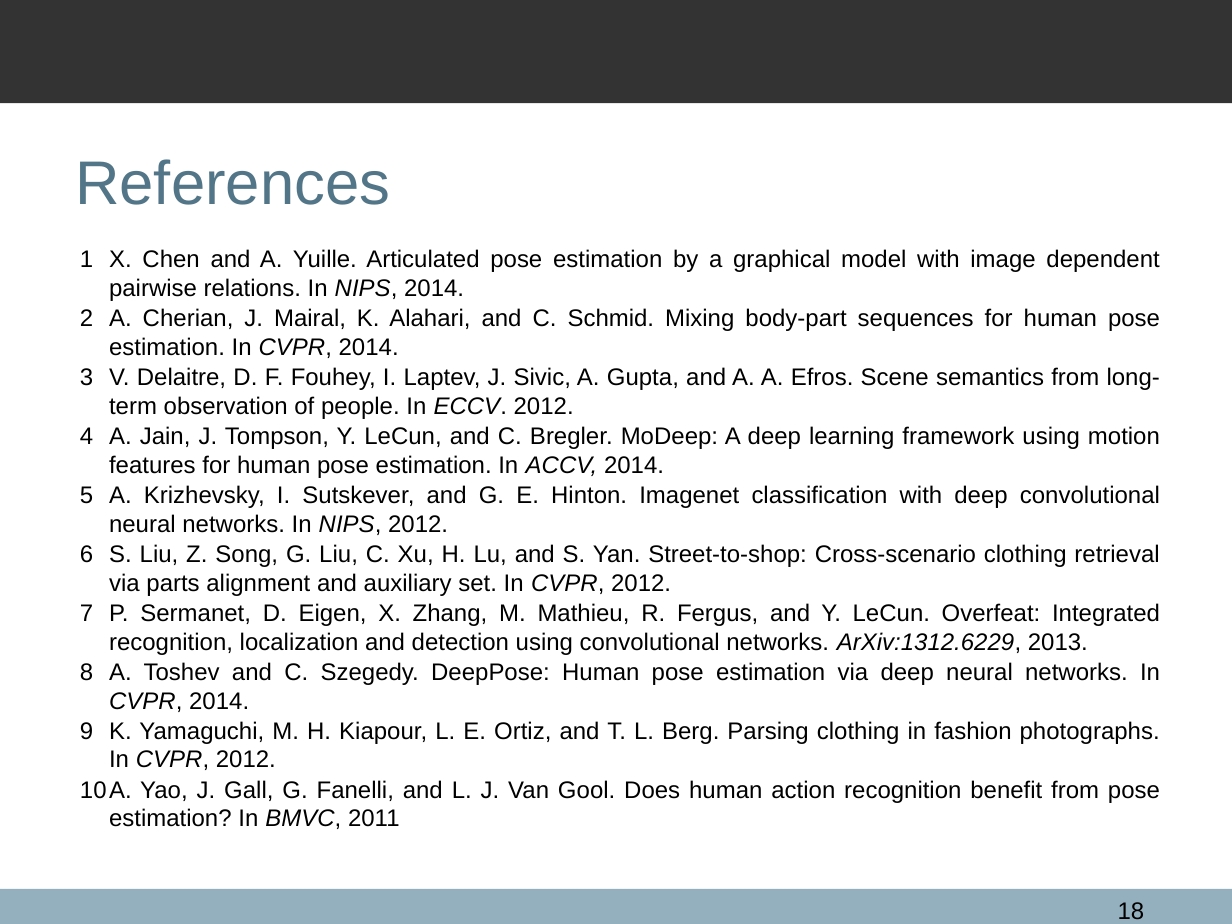
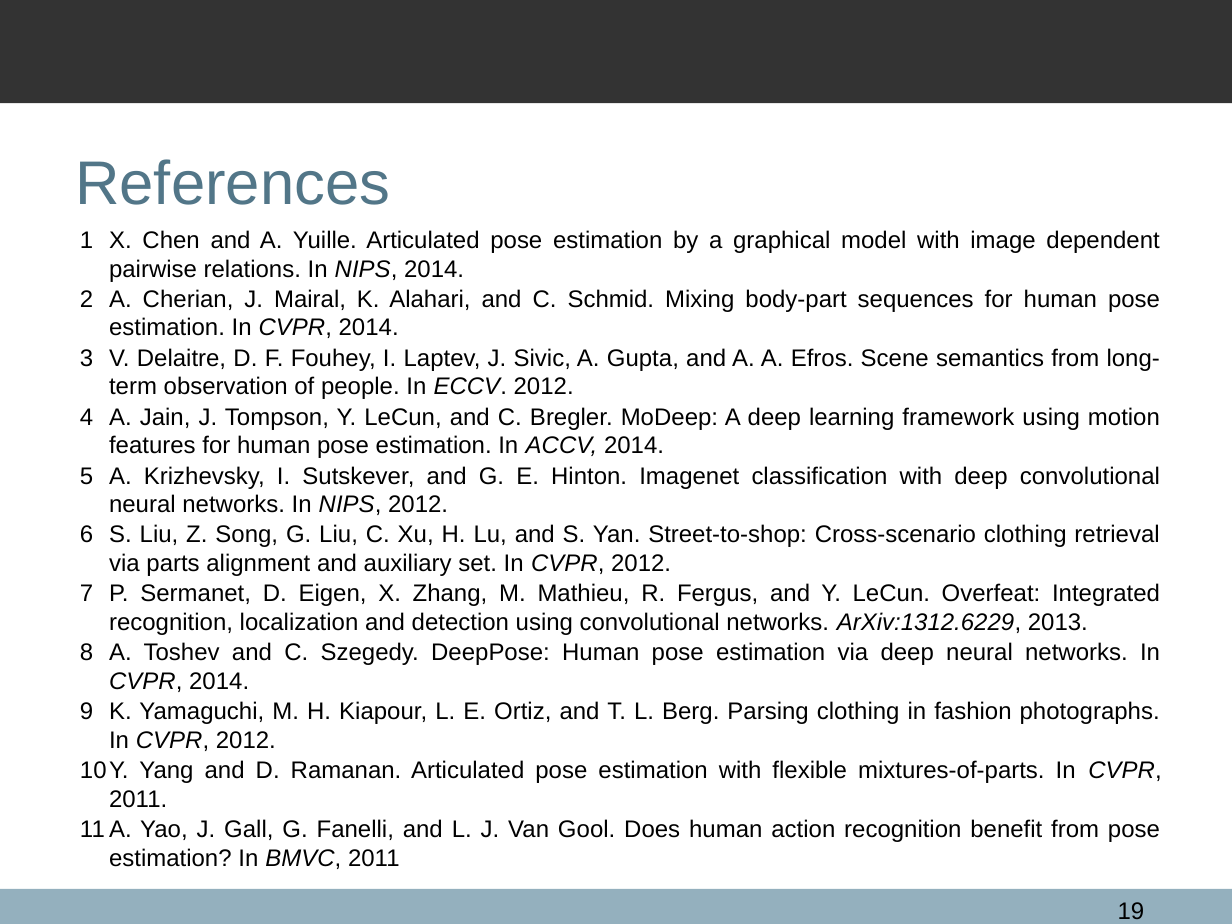
Before and after one commit to qxcv/comp2560, a slide deck: slide 19 of presentation/presentation.odp (slide 18 before the commit). Drawn at 1232x924 pixels with LibreOffice and Linux fonts; fonts in the diff are those of the drawing; background and template pictures are left out. Boxes give left, top, right and bottom in pixels: in the first picture for what was removed or moved away, otherwise in the second. Text is boxed around its words. In the diff, an @@ line names an element or a change of style, - is before the commit and + after.

```diff
--- a/presentation/presentation.odp
+++ b/presentation/presentation.odp
@@ text "X. Chen and A. Yuille. ...": place and size @@
-text "X. Chen and A. Yuille. ..." at (109, 249, 1160, 829)
+text "X. Chen and A. Yuille. ..." at (109, 230, 1161, 869)
@@ text at (109, 760, 1161, 808): paragraph added @@
+10 Y. Yang and D. Ramanan. Articulated pose estimation with flexible mixtures-of-parts. In CVPR, 2011.
@@ page number at (1118, 902, 1145, 919): text changed @@
-18
+19
```
Also in this commit, not shown: 2 other slides changed, 3 slides added, 2 slides removed, 3 other files.
